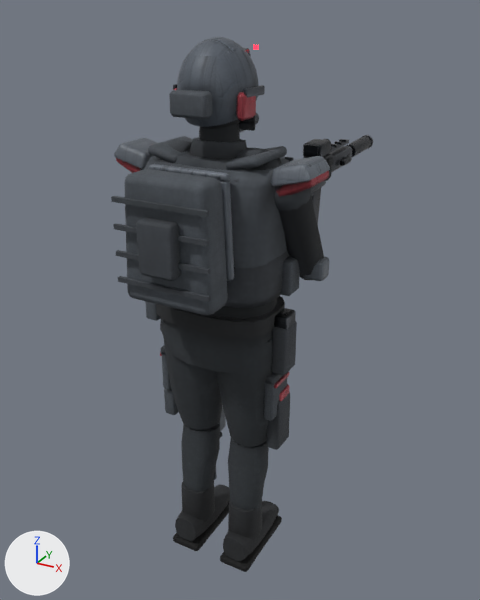
Before and after pictures for a commit that changed the glTF model godot/assets/models/operative.glb.
Before and after are seen from a 50 mm camera at (1.032, -1.733, 1.908) aimed at (-0.078, 0.283, 0.899). The axes (+X, +Y, +Z) are drawn at lower left. The lights are the same throughout. The first picture is the older version. Vertices at exactly the same position are counted once.

The older version as bpy lines, for what is in view:
```python
me_body = bpy.data.meshes.new('Body')
me_body.from_pydata(...)  # 3323 vertices, 6116 faces; spans x -0.34..0.34, y -0.346..1.052, z 0.815..1.831
# faces by material slot: [3304, 1416, 1288, 90, 18]
me_body.materials.append(mat_fabric)
me_body.materials.append(mat_armor)
me_body.materials.append(mat_gunmetal)
me_body.materials.append(mat_glow)
me_body.materials.append(mat_visor)
me_legl = bpy.data.meshes.new('LegL')
me_legl.from_pydata(...)  # 656 vertices, 1252 faces; spans x -0.143..0.115, y -0.109..0.205, z -0.93..0.018
# faces by material slot: [1032, 220]
me_legl.materials.append(mat_fabric)
me_legl.materials.append(mat_armor)
me_legr = bpy.data.meshes.new('LegR')
me_legr.from_pydata(...)  # 696 vertices, 1328 faces; spans x -0.115..0.132, y -0.109..0.205, z -0.93..0.018
# faces by material slot: [1076, 252]
me_legr.materials.append(mat_fabric)
me_legr.materials.append(mat_armor)
ob_body = bpy.data.objects.new('Body', me_body)
ob_body.location = (0.0, 0.0, 0.0)
ob_legl = bpy.data.objects.new('LegL', me_legl)
ob_legl.location = (-0.098, 0.0, 0.93)
ob_legr = bpy.data.objects.new('LegR', me_legr)
ob_legr.location = (0.098, 0.0, 0.93)
```
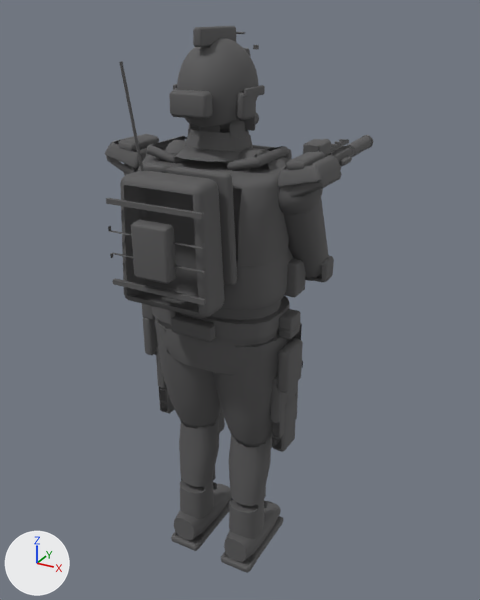
The change, as a diff of the scene's bpy script:
```diff
--- a/godot/assets/models/operative.glb.py
+++ b/godot/assets/models/operative.glb.py
@@ img_operative_normal @@
+img_operative_normal = load_image('operative_normal', '../textures/operative_normal.png', 1024, 1024, 'Non-Color')
@@ img_operative_orm @@
+img_operative_orm = load_image('operative_orm', '../textures/operative_orm.jpg', 1024, 1024, 'Non-Color')
@@ img_operative_albedo @@
+img_operative_albedo = load_image('operative_albedo', '../textures/operative_albedo.jpg', 1024, 1024, 'sRGB')
@@ img_operative_emit @@
+img_operative_emit = load_image('operative_emit', '../textures/operative_emit.png', 1024, 1024, 'sRGB')
@@ mat_gear @@
+mat_gear = bpy.data.materials.new('Gear')
+# uses the picture img_operative_albedo
+# uses the picture img_operative_emit
+# uses the picture img_operative_normal
+# uses the picture img_operative_orm
@@ me_body @@
 # used by ob_body; location = (0.0, 0.0, 0.0)
-me_body.from_pydata(...)  # 3323 vertices, 6116 faces; spans x -0.34..0.34, y -0.346..1.052, z 0.815..1.831
-me_body.materials.append(mat_fabric)
-me_body.materials.append(mat_armor)
-me_body.materials.append(mat_gunmetal)
-me_body.materials.append(mat_glow)
-me_body.materials.append(mat_visor)
+me_body.from_pydata(...)  # 5592 vertices, 8694 faces; spans x -0.375..0.375, y 0.0..1.86, z -1.052..0.37
+# me_body part 1: the loose piece of 56 vertices spanning x -0.147..0.147, y 0.174..0.206, z 1.178..1.493 is multiplied about its middle by the matrix ((1.12, 0.0, 0.0), (0.0, 0.0, 1.033), (0.0, -1.087, 0.0)), then moved by (0.0, 1.145, -1.542), in mat_gear
+# me_body part 2: the loose piece of 56 vertices spanning x -0.147..0.147, y -0.178..-0.148, z 1.178..1.493 is multiplied about its middle by the matrix ((1.12, 0.0, 0.0), (0.0, 0.0, 1.033), (0.0, -1.093, 0.0)), then moved by (0.0, 1.498, -1.158), in mat_gear
+# me_body part 3: the loose piece of 56 vertices spanning x -0.149..0.149, y -0.301..-0.182, z 1.11..1.49 is turned -90 degrees about the x axis through its middle, then moved by (0.0, 1.542, -1.04), in mat_gear
+# me_body part 4: a new loose piece, a box spanning x -0.155..0.155, y 1.173..1.187, z 0.33..0.342, in mat_gear
+# me_body part 5: a new loose piece, a box spanning x -0.155..0.155, y 1.413..1.427, z 0.33..0.342, in mat_gear
+# me_body part 6: 105 loose pieces with 2983 vertices, spanning x -0.34..0.34, y -0.346..1.052, z 0.815..1.831, are deleted
+# me_body part 7: 5228 vertices added at x -0.375..0.375, y 0.0..1.86, z -1.052..0.37
+# other edits to the shape of me_body do not show in these pictures
+me_body.materials.append(mat_gear)
@@ ob_body @@
 ob_body.location = (0.0, 0.0, 0.0)
+ob_body.rotation_euler = (1.571, 0.0, 0.0)  # degrees (90, 0, 0)
@@ ob_legl @@
-ob_legl = bpy.data.objects.new('LegL', me_legl)
-ob_legl.location = (-0.098, 0.0, 0.93)
@@ ob_legr @@
-ob_legr = bpy.data.objects.new('LegR', me_legr)
-ob_legr.location = (0.098, 0.0, 0.93)
```

Where the change shows, as pixel boxes [x1, y1, x2, y2] in the pictures (480 x 600 px; the box of a moved part takes in the faces that stretch with it):
'Body', reshaped, turned
    before: [111, 37, 373, 376]
    after: [105, 26, 373, 573]
'LegR', deleted
    before: [216, 339, 290, 572]
    faces in mat_fabric: [216, 339, 290, 572]
    faces in mat_armor: [262, 372, 290, 496]
'LegL', deleted
    before: [160, 322, 230, 551]
    faces in mat_fabric: [160, 322, 230, 551]
    faces in mat_armor: [160, 353, 226, 480]
part 1 of me_body, moved or reshaped (not visible before)
    after: [252, 145, 292, 159]
part 2 of me_body, moved or reshaped
    before: [148, 164, 234, 281]
    after: [143, 162, 237, 285]
part 3 of me_body, moved or reshaped
    before: [124, 169, 228, 315]
    after: [120, 170, 225, 318]
part 4 of me_body, added
    after: [113, 278, 206, 305]
part 5 of me_body, added
    after: [106, 198, 204, 219]
part 6 of me_body, deleted
    before: [111, 37, 373, 376]
part 7 of me_body, added
    after: [105, 26, 373, 573]
